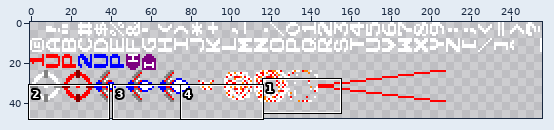
File history of a sprite sheet, png/gfx.png. The picture above shows the old version from afar; the outline marks the close-up.
Close-up. Before the commit:
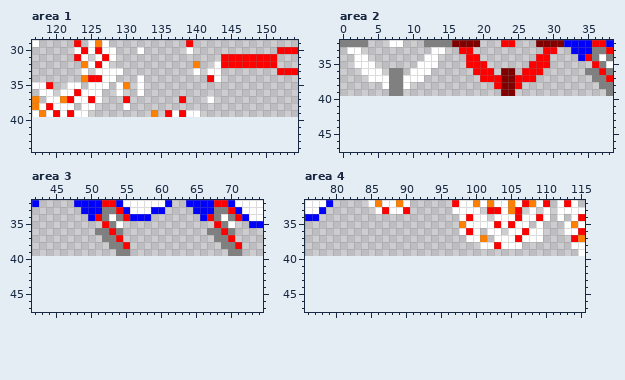
The file is 256x40 pixels. Shown: area 1: x 117..154, y 29..44; area 2: x 0..38, y 32..47; area 3: x 42..74, y 32..47; area 4: x 76..115, y 32..47. The old version is drawn lined up with the new one, on the new canvas. The commit also changed other parts of the picture, which this record leaves out.
Now the later version:
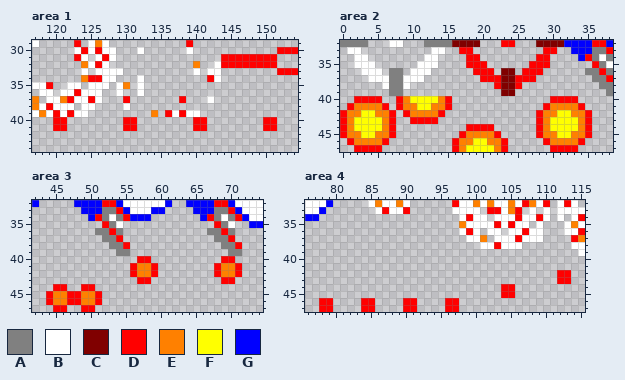
Palette (. is transparent): A #808080  B #ffffff  C #800000  D #ff0000  E #ff8000  F #ffff00  G #0000ff
The exact change:
canvas 256x40 -> 256x48
Changed rows in their new state; - is an unchanged pixel.
Area 1:
first column x 120:
40 DD--------DD--------DD--------DD
41 DD--------DD--------DD--------DD
Area 2:
first column x 0:
40 --DDDD--DEFFFFED--------------DDDD--
41 -DEEEED-DEEFFEED-------------DEEEED-
42 DEEFFEED-DEEEED-------------DEEFFEED
43 DEFFFFED--DDDD--------------DEFFFFED
44 DEFFFFED----------DDDD------DEFFFFED
45 DEEFFEED---------DEEEED-----DEEFFEED
46 -DEEEED---------DEEFFEED-----DEEEED-
47 --DDDD----------DEFFFFED------DDDD--
Area 3:
first column x 44:
40 -------------DD----------DD-
41 ------------DEED--------DEED
42 ------------DEED--------DEED
43 -------------DD----------DD-
44 -DD--DD---------------------
45 DEEDDEED--------------------
46 DEEDDEED--------------------
47 -DD--DD---------------------
Area 4:
first column x 78:
42 ----------------------------------DD
43 ----------------------------------DD
44 --------------------------DD--------
45 --------------------------DD--------
46 DD----DD----DD----DD----------------
47 DD----DD----DD----DD----------------
